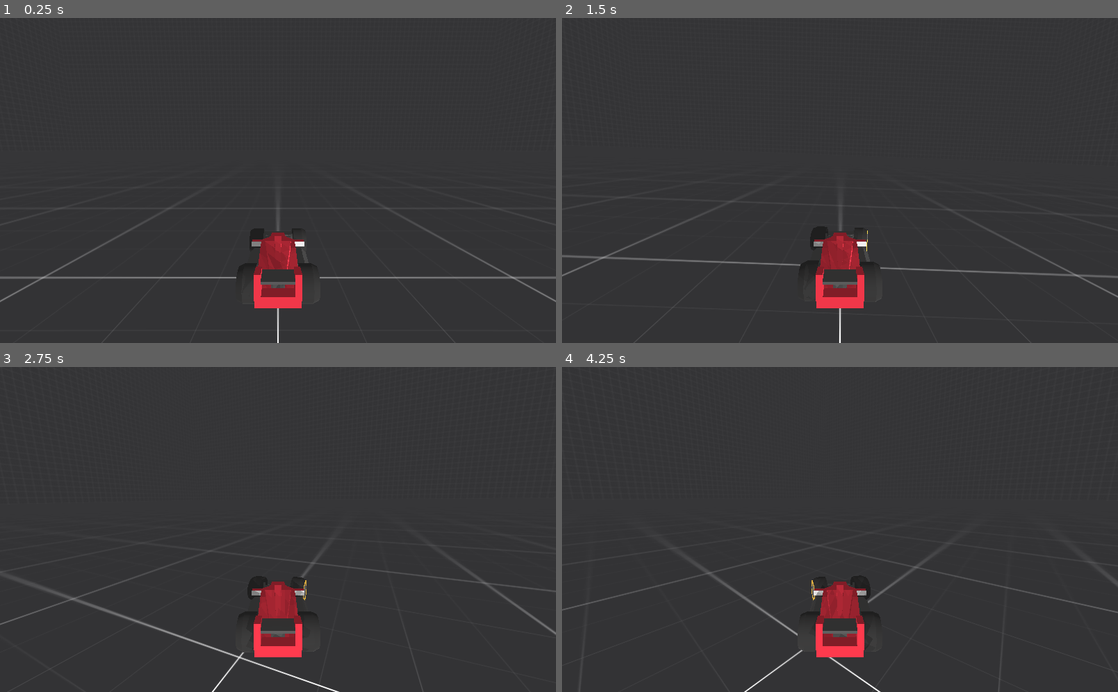
Above: before the commit, frames 1-4 (two rows, left to right).
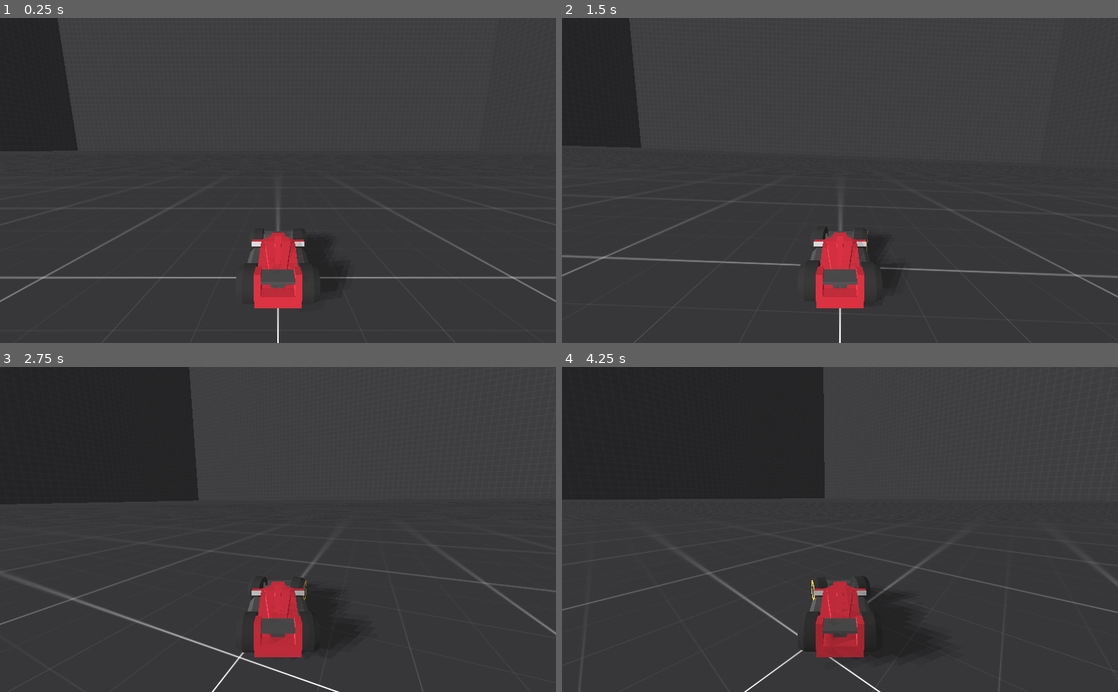
Above: after the commit, the same moments.

Repository: RichoM/LowPolyRacing
Game: Godot game, scene res://test.tscn
Same seed, same stepped clock (60 frames per second), same inputs: the game is played once before the commit and once after it.
Inputs:
- Up to frame 1 (0.25 s): no input
- Up to frame 2 (1.5 s): hold Right (ui_right) 0.53-1.28 s; hold Down (ui_down) from 1.28 s (still down)
- Up to frame 3 (2.75 s): release Down (ui_down) at 2.03 s; hold Right (ui_right) from 2.03 s (still down)
- Up to frame 4 (4.25 s): release Right (ui_right) at 2.78 s; hold Up (ui_up) 2.78-3.53 s; hold Left (ui_left) from 3.53 s (still down)

The runs differ from the first frame. In frame 1, 1.2% of the frame differs, in the area x 42-63%, y 64-88%; in frame 2, 1.4%; in frame 3, 1.6%, in the area x 43-58%, y 64-90%; in frame 4, 1.5%.

Commit message:
Improved the light a little

Diff:
--- a/test.tscn
+++ b/test.tscn
@@ -7,8 +7,8 @@
 size = Vector2( 500, 500 )
 
 [sub_resource type="SpatialMaterial" id=2]
-flags_unshaded = true
 flags_world_triplanar = true
+params_diffuse_mode = 2
 albedo_texture = ExtResource( 2 )
 uv1_scale = Vector3( 0.1, 0.1, 0.1 )
 uv1_triplanar = true
@@ -76,9 +76,10 @@
 shape = SubResource( 3 )
 
 [node name="DirectionalLight" type="DirectionalLight" parent="."]
-transform = Transform( 0.767136, 0.411214, 0.492348, -0.472443, 0.881361, 0, -0.433936, -0.232606, 0.870399, 0, 2.97544, 0 )
+transform = Transform( 0.827766, -0.096583, -0.552698, 0.378229, 0.823655, 0.422535, 0.414422, -0.558806, 0.718324, 0, 12.1043, 0 )
 light_energy = 0.5
 shadow_enabled = true
+shadow_color = Color( 0.345098, 0.345098, 0.345098, 1 )
 
 [node name="car" parent="." instance=ExtResource( 1 )]
 transform = Transform( 1, 0, 0, 0, 1, 0, 0, 0, 1, 0, 0.539582, 0 )
